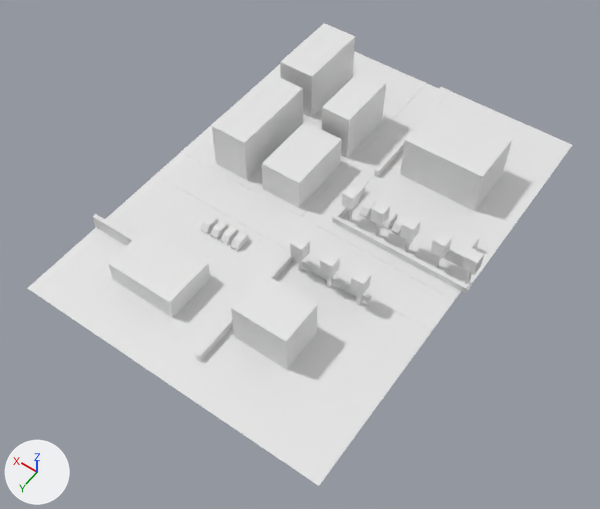
The Blender file Blender/Buildings/Town_Sketch/Town_Sketch.blend as it was, and as the next commit left it.
Both versions are drawn from a camera (50 mm lens) standing at (-73.8, 116.5, 152.6) and looking at (-3.5, 18.1, -2.0). Arrows for +X, +Y and +Z are at lower left; the lights stay in place.
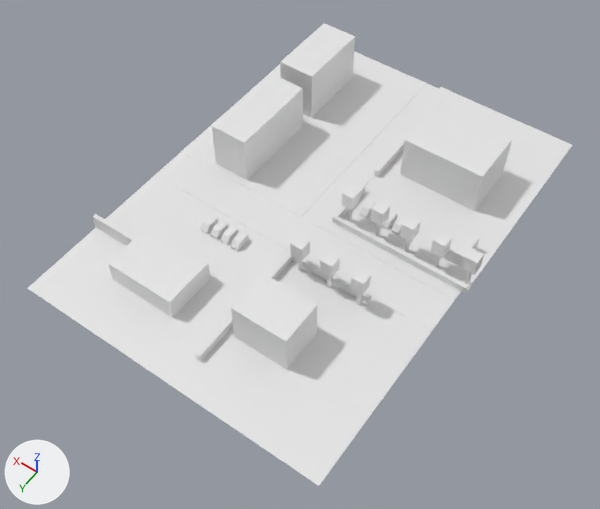
What differs and where, as boxes (x1, y1, x2, y2) in the pictures (600 x 509 px; the box of a moved part takes in the faces that stretch with it):
```json
{"object": "Cube.020", "change": "hidden", "before": [262, 122, 342, 208]}
{"object": "Cube.019", "change": "hidden", "before": [322, 71, 386, 158]}
{"part": 1, "of": "me_cube_024", "change": "moved or reshaped", "before": [246, 180, 305, 214], "after": [246, 176, 310, 214]}
{"part": 2, "of": "me_cube_025", "change": "moved or reshaped", "before": [300, 114, 395, 212], "after": [297, 107, 395, 207]}
{"part": 3, "of": "me_cube_032", "change": "moved or reshaped", "before": [248, 71, 389, 189], "after": [252, 71, 389, 199]}
```

Edits to the scene script, one JSON object a line:
```json
{"block": "me_cube_024", "where": "me_cube_024.from_pydata(...)  # 4 vertices, 1 face; spans x -9.0..29.0, y -1.0..1.0, z 0.0"}
{"block": "me_cube_024", "where": "# used by ob_cube_021; location = (11.0, 9.0, 0.0)"}
{"block": "me_cube_024", "change": "me_cube_024 part 1"}
{"op": "set", "path": "me_cube_024.vertices[0].co", "old": "(-9.0, -1.0, 0.0)", "new": "(-9.0, -3.0, 0.0)"}
{"op": "set", "path": "me_cube_024.vertices[2].co", "old": "(29.0, -1.0, 0.0)", "new": "(29.0, -3.0, 0.0)"}
{"block": "me_cube_025", "where": "me_cube_025.from_pydata(...)  # 4 vertices, 1 face; spans x -1.0..1.0, y -39.0..19.0, z 0.0"}
{"block": "me_cube_025", "where": "# used by ob_cube_022; location = (3.0, -11.0, 0.0)"}
{"block": "me_cube_025", "change": "me_cube_025 part 2"}
{"op": "set", "path": "me_cube_025.vertices[1].co", "old": "(-1.0, 19.0, 0.0)", "new": "(-1.0, 17.0, 0.0)"}
{"op": "set", "path": "me_cube_025.vertices[2].co", "old": "(1.0, -39.0, 0.0)", "new": "(3.0, -39.0, 0.0)"}
{"op": "set", "path": "me_cube_025.vertices[3].co", "old": "(1.0, 19.0, 0.0)", "new": "(3.0, 17.0, 0.0)"}
{"block": "me_cube_032", "where": "me_cube_032.from_pydata(...)  # 4 vertices, 1 face; spans x -13.5..22.5, y -28.5..29.5, z 0.0"}
{"block": "me_cube_032", "where": "# used by ob_cube_002; location = (17.5, -21.5, 0.0)"}
{"block": "me_cube_032", "change": "me_cube_032 part 3"}
{"op": "set", "path": "me_cube_032.vertices[0].co", "old": "(22.5, 29.5, 0.0)", "new": "(22.5, 27.5, 0.0)", "note": "pixel (185, 147) -> pixel (190, 143)"}
{"op": "set", "path": "me_cube_032.vertices[2].co", "old": "(-13.5, 29.5, 0.0)", "new": "(-11.5, 27.5, 0.0)", "note": "pixel (299, 208) -> pixel (297, 199)"}
{"op": "set", "path": "me_cube_032.vertices[3].co", "old": "(-13.5, -28.5, 0.0)", "new": "(-11.5, -28.5, 0.0)", "note": "pixel (420, 80) -> pixel (414, 77)"}
{"op": "add", "block": "ob_cube_019", "code": "ob_cube_019.hide_set(True)"}
{"op": "add", "block": "ob_cube_020", "code": "ob_cube_020.hide_set(True)"}
```
